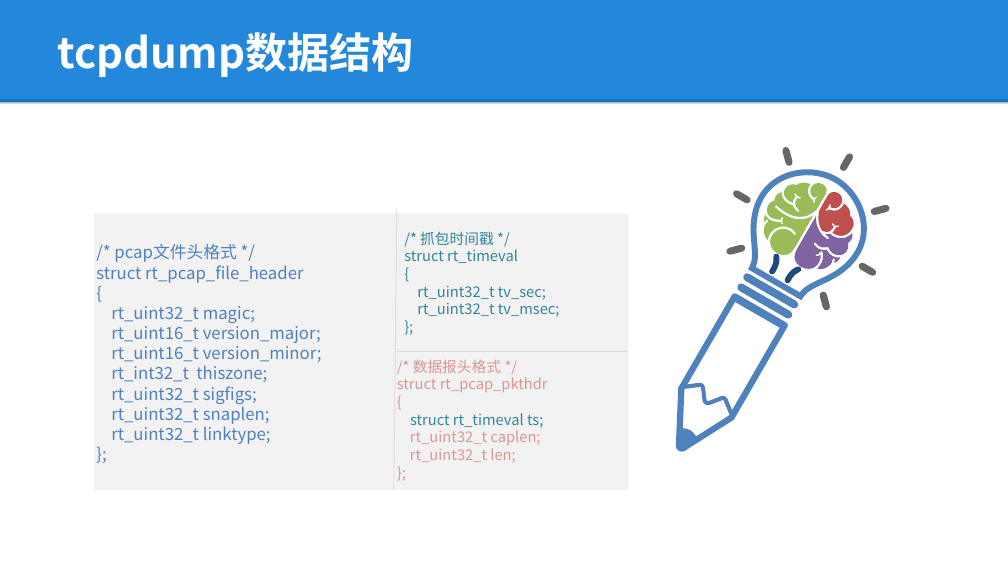
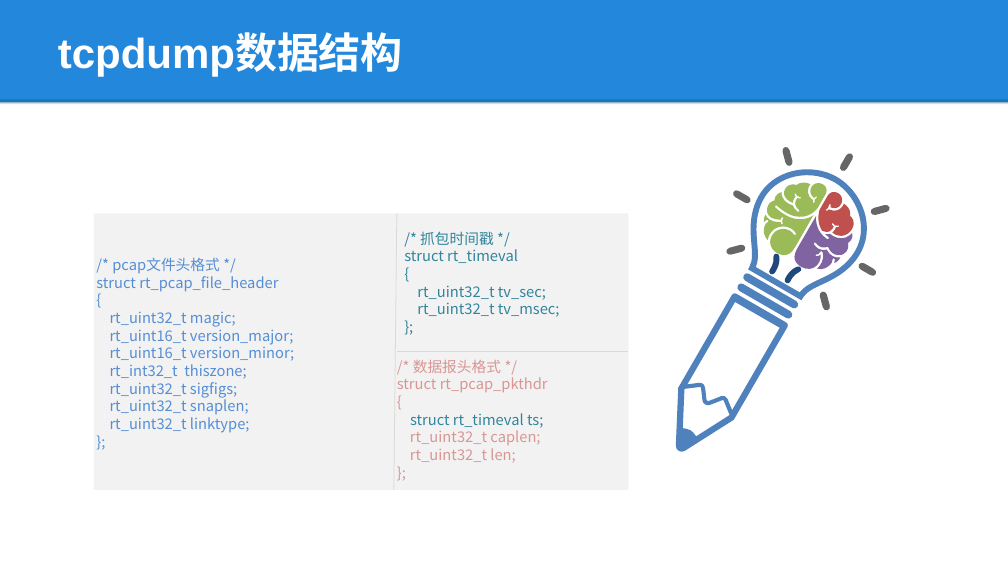
Before and after one commit to lepustse/tcpdump, a slide deck: slide 3 of tcpdump.pptx (slide 2 before the commit). Drawn at 1008x567 pixels with LibreOffice and Linux fonts; fonts in the diff are those of the drawing; background and template pictures are left out. Boxes give left, top, right and bottom in pixels: in the first picture for what was removed or moved away, otherwise in the second. Text is boxed around its words. In the diff, an @@ line names an element or a change of style, - is before the commit and + after.

```diff
--- a/tcpdump.pptx
+++ b/tcpdump.pptx
@@ title "tcpdump数据结构" at box(58, 34, 403, 76): font Noto Sans CJK SC to Arial @@
@@ text "/* pcap文件头格式 */ struct rt_pcap_file_header" at box(96, 257, 294, 433): size 16 to 14 pt, text colour #4F81BD to #558ED5 @@
```
Also in this commit, not shown: 4 other slides changed, 3 slides added, 2 slides removed, 3 other files.
